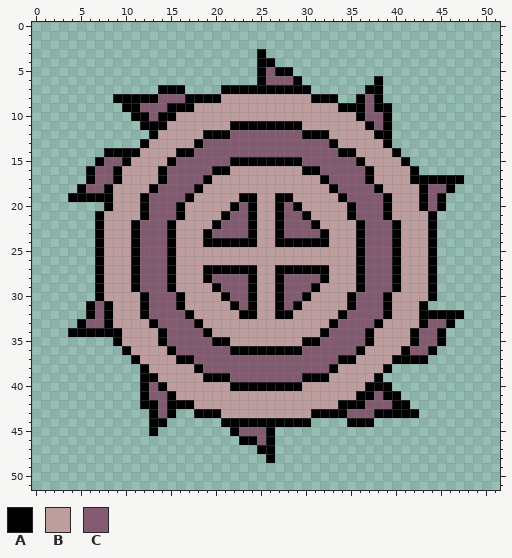
Pixel-art sprite, stored at Cosmo-Truckers/Assets/Checked Out/Cole/Art/MG_Art/0. PM_Art/0. AEG/1. Base/3. Porkanator/PM_AEG_PigSaw.png. Above, as it was before the edit.
The file is 52x52 pixels.
Palette (. is transparent): A #000000  B #bd9d9d  C #825b70
Pixels before (only the part around the change), first column x 0:
 0 ....................................................
 1 ....................................................
 2 ....................................................
 3 .........................A..........................
 4 .........................AA.........................
 5 .........................ACAA.......................
 6 .........................ACCCA........A.............
 7 ..............AAA....AAAAAAAAAA......AA.............
 8 .........AAAAACCCAAAABBBBBBBBBBAAA..ACA.............
 9 ..........AACCCAAABBBBBBBBBBBBBBBBAAACAA............
10 ...........AACAABBBBBBBBBBBBBBBBBBBBACCA............
11 ............AAABBBBBBBAAAAAAAABBBBBBBACA............
12 .............ABBBBBAAACCCCCCCCAAABBBBBAA............
13 ............ABBBBBACCCCCCCCCCCCCCABBBBBA............
14 ........AAAABBBBAACCCCCCCCCCCCCCCCAABBBBA...........
15 .......ACCABBBBACCCCCCAAAAAAAACCCCCCABBBBA..........
16 ......ACCABBBBACCCCCAABBBBBBBBAACCCCCABBBBA.........
17 ......ACCABBBBACCCCABBBBBBBBBBBBACCCCABBBBAAAAAA....
18 .....ACCABBBBACCCCABBBBBBBBBBBBBBACCCCABBBBACCA.....
19 ....AAAAABBBACCCCABBBBBAABBAABBBBBACCCCABBBACA......
20 ........ABBBACCCABBBBBACABBACABBBBBACCCABBBACA......
21 .......ABBBBACCCABBBBACCABBACCABBBBACCCABBBBA.......
22 .......ABBBACCCABBBBACCCABBACCCABBBBACCCABBBA.......
23 .......ABBBACCCABBBACCCCABBACCCCABBBACCCABBBA.......
24 .......ABBBACCCABBBAAAAAABBAAAAAABBBACCCABBBA.......
25 .......ABBBACCCABBBBBBBBBBBBBBBBBBBBACCCABBBA.......
26 .......ABBBACCCABBBBBBBBBBBBBBBBBBBBACCCABBBA.......
27 .......ABBBACCCABBBAAAAAABBAAAAAABBBACCCABBBA.......
28 .......ABBBACCCABBBACCCCABBACCCCABBBACCCABBBA.......
29 .......ABBBACCCABBBBACCCABBACCCABBBBACCCABBBA.......
30 .......ABBBBACCCABBBBACCABBACCABBBBACCCABBBBA.......
31 ......ACABBBACCCABBBBBACABBACABBBBBACCCABBBA........
32 ......ACABBBACCCCABBBBBAABBAABBBBBACCCCABBBAAAAA....
33 .....ACCABBBBACCCCABBBBBBBBBBBBBBACCCCABBBBACCA.....
34 ....AAAAAABBBBACCCCABBBBBBBBBBBBACCCCABBBBACCA......
35 .........ABBBBACCCCCAABBBBBBBBAACCCCCABBBBACCA......
36 ..........ABBBBACCCCCCAAAAAAAACCCCCCABBBBACCA.......
37 ...........ABBBBAACCCCCCCCCCCCCCCCAABBBBAAAA........
38 ............ABBBBBACCCCCCCCCCCCCCABBBBBA............
39 ............AABBBBBAAACCCCCCCCAAABBBBBA.............
40 ............ACABBBBBBBAAAAAAAABBBBBBBAAA............
41 ............ACCABBBBBBBBBBBBBBBBBBBBAACAA...........
42 ............AACAAABBBBBBBBBBBBBBBBAAACCCAA..........
43 .............ACA..AAABBBBBBBBBBAAAACCCAAAAA.........
44 .............AA......AAAAAAAAAA....AAA..............
45 .............A........ACCCA.........................
46 .......................AACA.........................
47 .........................AA.........................
48 ..........................A.........................
49 ....................................................
50 ....................................................
51 ....................................................
The result:
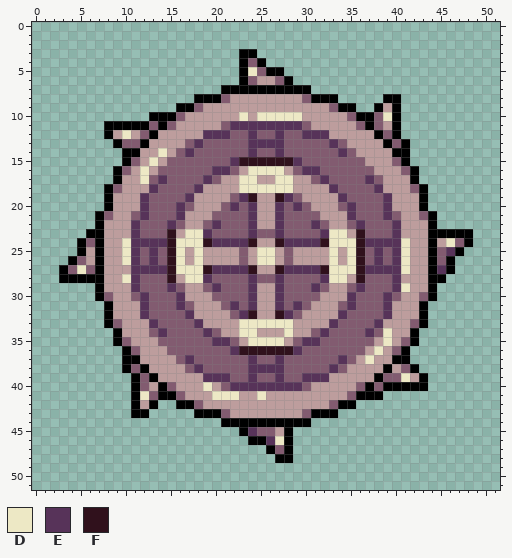
Colours new in this view: D #ede8c5  E #573359  F #30111c
Changes in this commit:
Changed rows in their new state; - is an unchanged pixel.
first column x 3:
 3 --------------------AA.-----------------------
 4 --------------------AC-.----------------------
 5 --------------------ADCA-.--------------------
 6 --------------------ACBB-A.--------.----------
 7 -----------...--------------------..----------
 8 ------.........---C--------C-----...AA--------
 9 -------......--C--------------C--..-BA--------
10 --------..A--C------D-DDDDD-----C-A-DA--------
11 -----AAAA-C-C-----CEEEEEEEEC-----C--BA--------
12 -----ABDBC------EEE--E--E--EEE------CA--------
13 ------ACC-----CE-----EEEE-----EC-----CA-------
14 -----..----D-CE------E--E------EC-----A-------
15 ----...-C-D-C------EFFFFFFE------C---C--------
16 ---...-C-D-C-----EEC-DDDD-CEE-----C---C-------
17 ---...---DCE----EC--DD--DD--CE----EC----.....-
18 --...-C---E----E----DDDDDD----E----E---C-...--
19 -....----E----E----CEF--FEC----E----E----..---
20 ---------E---EC---CE-E--E-EC---CE---E----..---
21 -----C--CE---E---CC--E--E--CC---E---EC--C-----
22 --------E---EC--CE---E--E---EC--CE---E--------
23 ---A----E---F-DDE----ECCE----EDD-F---E----AAAA
24 --AC---DEEEEFDDDFEEEEF--FEEEEFDDDFEEEED---BDCA
25 --AB---DE-E-FD-D----C-DD-C----D-DF-E-ED---CEA-
26 -ACB---DE-E-FD-D----C-DD-C----D-DF-E-ED---CA--
27 ACDC----EEEEFDDDFEEEEF--FEEEEFDDDFEEEED---EA--
28 AAAA---DE---F-DDE----ECCE----EDD-F---E----A---
29 --------E---EC--CE---E--E---EC--CE---ED-------
30 -----C--CE---E---CC--E--E--CC---E---EC--C-----
31 ---..----E---EC---CE-E--E-EC---CE---E---------
32 ---..----E----E----CEF--FEC----E----E----....-
33 --...-C---E----E----DDDDDD----E----E---C-...--
34 -.....----CE----EC--DD---D--CE----ECD---...---
35 -------C---C-----EEC-DDDD-CEE-----C-D-C-...---
36 --------C---C------EFFFFFFE------C-D-C-...----
37 -------A-----CE------E--E------EC-D----..-----
38 -------AC-----CE-----EEEE-----EC-----BCA------
39 --------AC------EEE--E--E--EEE------CCDBA-----
40 --------ACB-C---D-CEEEEEEEEC-----C-C-AAAA-----
41 --------AD-A-C---DDD--D---------C--A..--------
42 --------AB-..--C--------------C--......-------
43 --------AA...-----C--------C---.........------
44 ----------..--------------------...-----------
45 ----------.--------.AE-CBA--------------------
46 --------------------.-AEDA--------------------
47 ----------------------.-CA--------------------
48 -----------------------.AA--------------------
Boxes around the changes in both pictures, in picture pixels (x1, y1, x2, y2):
changed: (59, 49, 473, 463)
